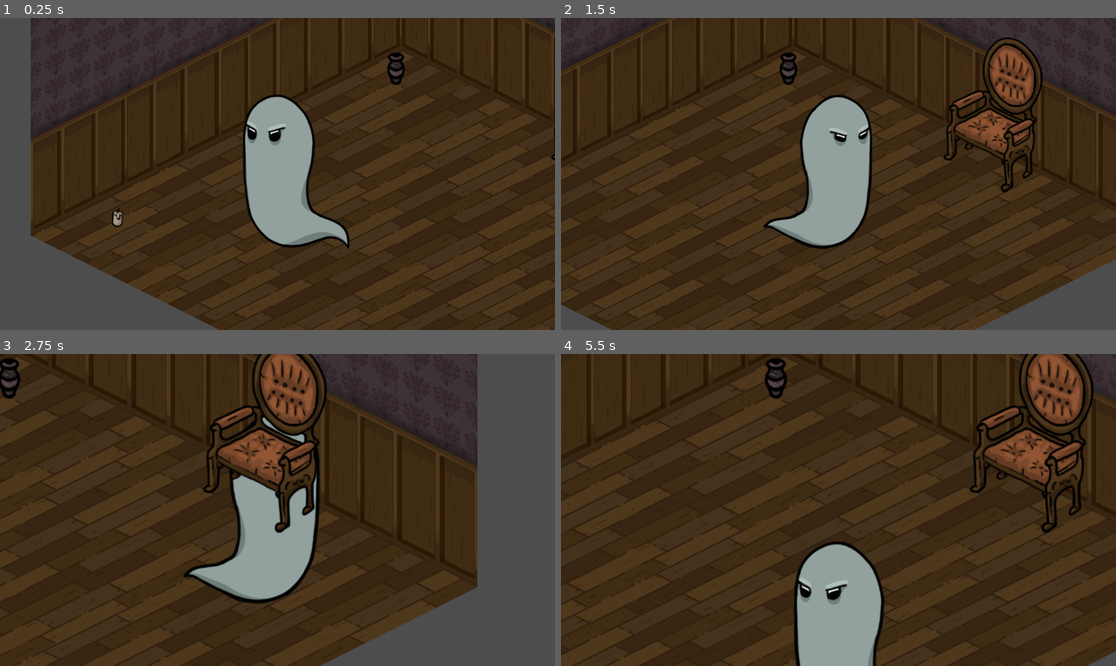
Above: before the commit, frames 1-4 (two rows, left to right).
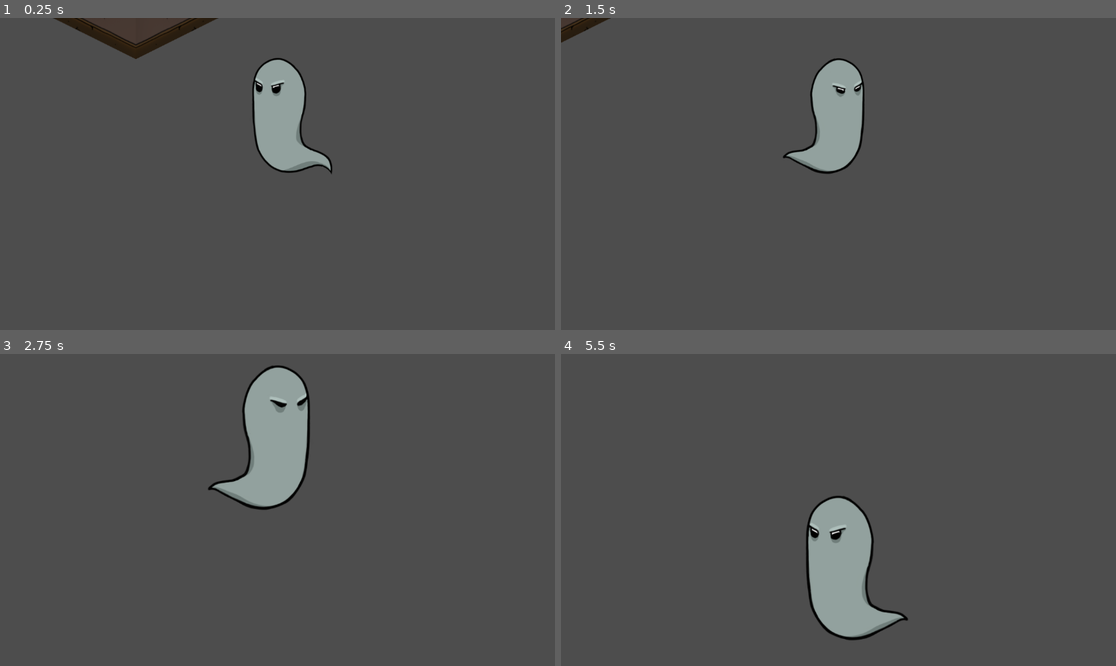
Above: after the commit, the same moments.

Repository: kevinpfeifle/haunting-grounds
Game: Godot game, scene res://scenes/game.tscn
Two runs of this game, one before a commit and one after it. Both use one fixed random seed, a clock stepped at 60 frames per second and the inputs below.
Inputs (mouse positions are in pixels of both pictures, inside the frame that each line leads up to):
- Up to frame 1 (0.25 s): no input
- Up to frame 2 (1.5 s): tap Enter at 0.5 s; move the mouse to (960, 158) at 0.52 s; hold D (player_right) 0.53-1.25 s; right-click (960, 158) at 0.6 s; click (960, 158) at 0.67 s; drag from (727, 189) to (794, 67) at 1.27 s
- Up to frame 3 (2.75 s): tap Space (center_camera) at 2 s; move the mouse to (333, 441) at 2.02 s; hold D (player_right) from 2.03 s (still down); hold Mouse wheel up (camera_zoom_in) from 2.03 s (still down)
- Up to frame 4 (5.5 s): release D (player_right) at 2.75 s; release Mouse wheel up (camera_zoom_in) at 2.75 s; drag from (810, 572) to (672, 463) at 2.77 s; tap Enter at 3.5 s; move the mouse to (1005, 556) at 3.52 s; hold A (player_left) 3.53-4.25 s; hold Space (center_camera) 3.53-4.25 s; drag from (672, 463) to (771, 378) at 4.27 s; tap Space (center_camera) at 5 s; move the mouse to (866, 510) at 5.02 s; hold S (player_down) from 5.03 s (still down); hold L (camera_lock) from 5.03 s (still down); click (866, 510) at 5.17 s

The runs differ from the first frame. In frame 1, 87% of the frame differs, in the area x 5-100%, y 0-100%; in frame 2, 95%; in frame 3, 82%; in frame 4, 97%, in the area x 0-100%, y 0-100%.

Commit message:
added functional y-sorting for the player against the tilemap and walls, added more tile assets (#4)
Signed-off-by: Kevin Pfeifle <63069884+kevinpfeifle@users.noreply.github.com>

Diff:
--- /dev/null
+++ b/assets/tilesets/mourningwood_manor.tres
@@ -0,0 +1,597 @@
+[gd_resource type="TileSet" load_steps=15 format=3 uid="uid://cevxebqg38bcs"]
+
+[ext_resource type="Texture2D" uid="uid://def5j3a1egmqy" path="res://assets/sprites/building/walls/wall_brown_left.png" id="1_uomia"]
+[ext_resource type="Texture2D" uid="uid://c72eu46d86vst" path="res://assets/sprites/building/walls/wall_brown_right.png" id="2_tmpyi"]
+[ext_resource type="Texture2D" uid="uid://cos74mgspbe6y" path="res://assets/sprites/building/floors/floor_wood.png" id="3_638df"]
+[ext_resource type="Texture2D" uid="uid://dm3vw4kq5px2a" path="res://assets/sprites/building/ceilings/ceiling_shadow_center.png" id="4_07uof"]
+[ext_resource type="Texture2D" uid="uid://5t83pm5jn36f" path="res://assets/sprites/building/floors/floor_purple.png" id="5_bw5lu"]
+[ext_resource type="Texture2D" uid="uid://bo61q7pjmg38w" path="res://assets/sprites/building/walls/wall_brown_front_corner.png" id="6_fnm8n"]
+[ext_resource type="Texture2D" uid="uid://cgg4f1qtdnda2" path="res://assets/sprites/building/walls/walL_brown_back_corner.png" id="7_5gul5"]
+
+[sub_resource type="TileSetAtlasSource" id="TileSetAtlasSource_76h2g"]
+texture = ExtResource("1_uomia")
+texture_region_size = Vector2i(256, 640)
+14:0/0 = 0
+15:0/0 = 0
+12:1/0 = 0
+13:1/0 = 0
+14:1/0 = 0
+15:1/0 = 0
+10:2/0 = 0
+11:2/0 = 0
+12:2/0 = 0
+13:2/0 = 0
+14:2/0 = 0
+15:2/0 = 0
+8:3/0 = 0
+9:3/0 = 0
+10:3/0 = 0
+11:3/0 = 0
+12:3/0 = 0
+13:3/0 = 0
+14:3/0 = 0
+15:3/0 = 0
+6:4/0 = 0
+7:4/0 = 0
+8:4/0 = 0
+9:4/0 = 0
+10:4/0 = 0
+11:4/0 = 0
+12:4/0 = 0
+13:4/0 = 0
+14:4/0 = 0
+15:4/0 = 0
+4:5/0 = 0
+5:5/0 = 0
+6:5/0 = 0
+7:5/0 = 0
+8:5/0 = 0
+9:5/0 = 0
+10:5/0 = 0
+11:5/0 = 0
+12:5/0 = 0
+13:5/0 = 0
+14:5/0 = 0
+15:5/0 = 0
+2:6/0 = 0
+3:6/0 = 0
+4:6/0 = 0
+5:6/0 = 0
+6:6/0 = 0
+7:6/0 = 0
+8:6/0 = 0
+9:6/0 = 0
+10:6/0 = 0
+11:6/0 = 0
+12:6/0 = 0
+13:6/0 = 0
+14:6/0 = 0
+15:6/0 = 0
+0:7/0 = 0
+1:7/0 = 0
+2:7/0 = 0
+3:7/0 = 0
+4:7/0 = 0
+5:7/0 = 0
+6:7/0 = 0
+7:7/0 = 0
+8:7/0 = 0
+9:7/0 = 0
+10:7/0 = 0
+11:7/0 = 0
+12:7/0 = 0
+13:7/0 = 0
+14:7/0 = 0
+15:7/0 = 0
+0:8/0 = 0
+1:8/0 = 0
+2:8/0 = 0
+3:8/0 = 0
+4:8/0 = 0
+5:8/0 = 0
+6:8/0 = 0
+7:8/0 = 0
+8:8/0 = 0
+9:8/0 = 0
+10:8/0 = 0
+11:8/0 = 0
+12:8/0 = 0
+13:8/0 = 0
+14:8/0 = 0
+15:8/0 = 0
+0:9/0 = 0
+1:9/0 = 0
+2:9/0 = 0
+3:9/0 = 0
+4:9/0 = 0
+5:9/0 = 0
+6:9/0 = 0
+7:9/0 = 0
+8:9/0 = 0
+9:9/0 = 0
+10:9/0 = 0
+11:9/0 = 0
+12:9/0 = 0
+13:9/0 = 0
+14:9/0 = 0
+15:9/0 = 0
+0:10/0 = 0
+1:10/0 = 0
+2:10/0 = 0
+3:10/0 = 0
+4:10/0 = 0
+5:10/0 = 0
+6:10/0 = 0
+7:10/0 = 0
+8:10/0 = 0
+9:10/0 = 0
+10:10/0 = 0
+11:10/0 = 0
+12:10/0 = 0
+13:10/0 = 0
+14:10/0 = 0
+15:10/0 = 0
+0:11/0 = 0
+1:11/0 = 0
+2:11/0 = 0
+3:11/0 = 0
+4:11/0 = 0
+5:11/0 = 0
+6:11/0 = 0
+7:11/0 = 0
+8:11/0 = 0
+9:11/0 = 0
+10:11/0 = 0
+11:11/0 = 0
+12:11/0 = 0
+13:11/0 = 0
+14:11/0 = 0
+15:11/0 = 0
+0:12/0 = 0
+1:12/0 = 0
+2:12/0 = 0
+3:12/0 = 0
+4:12/0 = 0
+5:12/0 = 0
+6:12/0 = 0
+7:12/0 = 0
+8:12/0 = 0
+9:12/0 = 0
+10:12/0 = 0
+11:12/0 = 0
+12:12/0 = 0
+13:12/0 = 0
+14:12/0 = 0
+15:12/0 = 0
+0:13/0 = 0
+1:13/0 = 0
+2:13/0 = 0
+3:13/0 = 0
+4:13/0 = 0
+5:13/0 = 0
+6:13/0 = 0
+7:13/0 = 0
+8:13/0 = 0
+9:13/0 = 0
+10:13/0 = 0
+11:13/0 = 0
+12:13/0 = 0
+13:13/0 = 0
+14:13/0 = 0
+15:13/0 = 0
+0:14/0 = 0
+1:14/0 = 0
+2:14/0 = 0
+3:14/0 = 0
+4:14/0 = 0
+5:14/0 = 0
+6:14/0 = 0
+7:14/0 = 0
+8:14/0 = 0
+9:14/0 = 0
+10:14/0 = 0
+11:14/0 = 0
+12:14/0 = 0
+13:14/0 = 0
+14:14/0 = 0
+15:14/0 = 0
+0:15/0 = 0
+1:15/0 = 0
+2:15/0 = 0
+3:15/0 = 0
+4:15/0 = 0
+5:15/0 = 0
+6:15/0 = 0
+7:15/0 = 0
+8:15/0 = 0
+9:15/0 = 0
+10:15/0 = 0
+11:15/0 = 0
+12:15/0 = 0
+13:15/0 = 0
+14:15/0 = 0
+15:15/0 = 0
+0:16/0 = 0
+1:16/0 = 0
+2:16/0 = 0
+3:16/0 = 0
+4:16/0 = 0
+5:16/0 = 0
+6:16/0 = 0
+7:16/0 = 0
+8:16/0 = 0
+9:16/0 = 0
+10:16/0 = 0
+11:16/0 = 0
+12:16/0 = 0
+13:16/0 = 0
+14:16/0 = 0
+15:16/0 = 0
+0:17/0 = 0
+1:17/0 = 0
+2:17/0 = 0
+3:17/0 = 0
+4:17/0 = 0
+5:17/0 = 0
+6:17/0 = 0
+7:17/0 = 0
+8:17/0 = 0
+9:17/0 = 0
+10:17/0 = 0
+11:17/0 = 0
+12:17/0 = 0
+13:17/0 = 0
+14:17/0 = 0
+15:17/0 = 0
+0:18/0 = 0
+1:18/0 = 0
+2:18/0 = 0
+3:18/0 = 0
+4:18/0 = 0
+5:18/0 = 0
+6:18/0 = 0
+7:18/0 = 0
+8:18/0 = 0
+9:18/0 = 0
+10:18/0 = 0
+11:18/0 = 0
+12:18/0 = 0
+13:18/0 = 0
+14:18/0 = 0
+15:18/0 = 0
+0:19/0 = 0
+1:19/0 = 0
+2:19/0 = 0
+3:19/0 = 0
+4:19/0 = 0
+5:19/0 = 0
+6:19/0 = 0
+7:19/0 = 0
+8:19/0 = 0
+9:19/0 = 0
+10:19/0 = 0
+11:19/0 = 0
+12:19/0 = 0
+13:19/0 = 0
+14:19/0 = 0
+15:19/0 = 0
+0:20/0 = 0
+1:20/0 = 0
+2:20/0 = 0
+3:20/0 = 0
+4:20/0 = 0
+5:20/0 = 0
+6:20/0 = 0
+7:20/0 = 0
+8:20/0 = 0
+9:20/0 = 0
+10:20/0 = 0
+11:20/0 = 0
+12:20/0 = 0
+13:20/0 = 0
+14:20/0 = 0
+15:20/0 = 0
+0:21/0 = 0
+1:21/0 = 0
+2:21/0 = 0
+3:21/0 = 0
+4:21/0 = 0
+5:21/0 = 0
+6:21/0 = 0
+7:21/0 = 0
+8:21/0 = 0
+9:21/0 = 0
+10:21/0 = 0
+11:21/0 = 0
+12:21/0 = 0
+13:21/0 = 0
+14:21/0 = 0
+15:21/0 = 0
+0:22/0 = 0
+1:22/0 = 0
+2:22/0 = 0
+3:22/0 = 0
+4:22/0 = 0
+5:22/0 = 0
+6:22/0 = 0
+7:22/0 = 0
+8:22/0 = 0
+9:22/0 = 0
+10:22/0 = 0
+11:22/0 = 0
+12:22/0 = 0
+13:22/0 = 0
+14:22/0 = 0
+15:22/0 = 0
+0:23/0 = 0
+1:23/0 = 0
+2:23/0 = 0
+3:23/0 = 0
+4:23/0 = 0
+5:23/0 = 0
+6:23/0 = 0
+7:23/0 = 0
+8:23/0 = 0
+9:23/0 = 0
+10:23/0 = 0
+11:23/0 = 0
+12:23/0 = 0
+13:23/0 = 0
+14:23/0 = 0
+15:23/0 = 0
+0:24/0 = 0
+1:24/0 = 0
+2:24/0 = 0
+3:24/0 = 0
+4:24/0 = 0
+5:24/0 = 0
+6:24/0 = 0
+7:24/0 = 0
+8:24/0 = 0
+9:24/0 = 0
+10:24/0 = 0
+11:24/0 = 0
+12:24/0 = 0
+13:24/0 = 0
+14:24/0 = 0
+15:24/0 = 0
+0:25/0 = 0
+1:25/0 = 0
+2:25/0 = 0
+3:25/0 = 0
+4:25/0 = 0
+5:25/0 = 0
+6:25/0 = 0
+7:25/0 = 0
+8:25/0 = 0
+9:25/0 = 0
+10:25/0 = 0
+11:25/0 = 0
+12:25/0 = 0
+13:25/0 = 0
+14:25/0 = 0
+15:25/0 = 0
+0:26/0 = 0
+1:26/0 = 0
+2:26/0 = 0
+3:26/0 = 0
+4:26/0 = 0
+5:26/0 = 0
+6:26/0 = 0
+7:26/0 = 0
+8:26/0 = 0
+9:26/0 = 0
+10:26/0 = 0
+11:26/0 = 0
+12:26/0 = 0
+13:26/0 = 0
+14:26/0 = 0
+15:26/0 = 0
+0:27/0 = 0
+1:27/0 = 0
+2:27/0 = 0
+3:27/0 = 0
+4:27/0 = 0
+5:27/0 = 0
+6:27/0 = 0
+7:27/0 = 0
+8:27/0 = 0
+9:27/0 = 0
+10:27/0 = 0
+11:27/0 = 0
+12:27/0 = 0
+13:27/0 = 0
+14:27/0 = 0
+15:27/0 = 0
+0:28/0 = 0
+1:28/0 = 0
+2:28/0 = 0
+3:28/0 = 0
+4:28/0 = 0
+5:28/0 = 0
+6:28/0 = 0
+7:28/0 = 0
+8:28/0 = 0
+9:28/0 = 0
+10:28/0 = 0
+11:28/0 = 0
+12:28/0 = 0
+13:28/0 = 0
+14:28/0 = 0
+15:28/0 = 0
+0:29/0 = 0
+1:29/0 = 0
+2:29/0 = 0
+3:29/0 = 0
+4:29/0 = 0
+5:29/0 = 0
+6:29/0 = 0
+7:29/0 = 0
+8:29/0 = 0
+9:29/0 = 0
+10:29/0 = 0
+11:29/0 = 0
+12:29/0 = 0
+13:29/0 = 0
+14:29/0 = 0
+15:29/0 = 0
+0:30/0 = 0
+1:30/0 = 0
+2:30/0 = 0
+3:30/0 = 0
+4:30/0 = 0
+5:30/0 = 0
+6:30/0 = 0
+7:30/0 = 0
+8:30/0 = 0
+9:30/0 = 0
+10:30/0 = 0
+11:30/0 = 0
+12:30/0 = 0
+13:30/0 = 0
+14:30/0 = 0
+15:30/0 = 0
+0:31/0 = 0
+1:31/0 = 0
+2:31/0 = 0
+3:31/0 = 0
+4:31/0 = 0
+5:31/0 = 0
+6:31/0 = 0
+7:31/0 = 0
+8:31/0 = 0
+9:31/0 = 0
+10:31/0 = 0
+11:31/0 = 0
+12:31/0 = 0
+13:31/0 = 0
+14:31/0 = 0
+15:31/0 = 0
+0:32/0 = 0
+1:32/0 = 0
+2:32/0 = 0
+3:32/0 = 0
+4:32/0 = 0
+5:32/0 = 0
+6:32/0 = 0
+7:32/0 = 0
+8:32/0 = 0
+9:32/0 = 0
+10:32/0 = 0
+11:32/0 = 0
+12:32/0 = 0
+13:32/0 = 0
+14:32/0 = 0
+15:32/0 = 0
+0:33/0 = 0
+1:33/0 = 0
+2:33/0 = 0
+3:33/0 = 0
+4:33/0 = 0
+5:33/0 = 0
+6:33/0 = 0
+7:33/0 = 0
+8:33/0 = 0
+9:33/0 = 0
+10:33/0 = 0
+11:33/0 = 0
+12:33/0 = 0
+13:33/0 = 0
+0:34/0 = 0
+1:34/0 = 0
+2:34/0 = 0
+3:34/0 = 0
+4:34/0 = 0
+5:34/0 = 0
+6:34/0 = 0
+7:34/0 = 0
+8:34/0 = 0
+9:34/0 = 0
+10:34/0 = 0
+11:34/0 = 0
+0:35/0 = 0
+1:35/0 = 0
+2:35/0 = 0
+3:35/0 = 0
+4:35/0 = 0
+5:35/0 = 0
+6:35/0 = 0
+7:35/0 = 0
+8:35/0 = 0
+9:35/0 = 0
+0:36/0 = 0
+1:36/0 = 0
+2:36/0 = 0
+3:36/0 = 0
+4:36/0 = 0
+5:36/0 = 0
+6:36/0 = 0
+7:36/0 = 0
+0:37/0 = 0
+1:37/0 = 0
+2:37/0 = 0
+3:37/0 = 0
+4:37/0 = 0
+5:37/0 = 0
+0:38/0 = 0
+1:38/0 = 0
+2:38/0 = 0
+3:38/0 = 0
+0:39/0 = 0
+1:39/0 = 0
+0:0/0 = 0
+0:0/0/texture_origin = Vector2i(-128, 192)
+0:0/0/y_sort_origin = -35
+0:0/0/physics_layer_0/polygon_0/points = PackedVector2Array(256, 0.944941, 255.921, -157.254, 0, -28.5, -0.078743, 128.906)
+
+[sub_resource type="TileSetAtlasSource" id="TileSetAtlasSource_bqbv2"]
+texture = ExtResource("2_tmpyi")
+texture_region_size = Vector2i(256, 640)
+0:0/0 = 0
+0:0/0/texture_origin = Vector2i(128, 192)
+0:0/0/y_sort_origin = -35
+0:0/0/physics_layer_0/polygon_0/points = PackedVector2Array(-256.326, 0.530329, -256, -156.5, -0.25, -30.25, 0, 128)
+
+[sub_resource type="TileSetAtlasSource" id="TileSetAtlasSource_b0q41"]
+texture = ExtResource("3_638df")
+texture_region_size = Vector2i(512, 256)
+0:0/0 = 0
+
+[sub_resource type="TileSetAtlasSource" id="TileSetAtlasSource_icacu"]
+texture = ExtResource("4_07uof")
+texture_region_size = Vector2i(512, 256)
+0:0/0 = 0
+
+[sub_resource type="TileSetAtlasSource" id="TileSetAtlasSource_s8y86"]
+texture = ExtResource("5_bw5lu")
+texture_region_size = Vector2i(510, 256)
+0:0/0 = 0
+
+[sub_resource type="TileSetAtlasSource" id="TileSetAtlasSource_6dmo8"]
+texture = ExtResource("6_fnm8n")
+texture_region_size = Vector2i(510, 640)
+0:0/0 = 0
+0:0/0/texture_origin = Vector2i(0, 192)
+0:0/0/y_sort_origin = -35
+0:0/0/physics_layer_0/polygon_0/points = PackedVector2Array(0, 128, 255, 0, 254.735, -156.624, 0, -29.3449, -253.874, -148.671, -255, 0)
+
+[sub_resource type="TileSetAtlasSource" id="TileSetAtlasSource_76fdb"]
+texture = ExtResource("7_5gul5")
+texture_region_size = Vector2i(510, 640)
+0:0/0 = 0
+0:0/0/texture_origin = Vector2i(0, 319)
+0:0/0/y_sort_origin = -175
+0:0/0/physics_layer_0/polygon_0/points = PackedVector2Array(-255, 0, -254.778, -157.153, 0.5, -286, 254.381, -157.55, 255, 0, 1.67328, -127.16)
+
+[resource]
+tile_shape = 1
+tile_size = Vector2i(510, 256)
+physics_layer_0/collision_layer = 1
+physics_layer_0/collision_mask = 2
+sources/0 = SubResource("TileSetAtlasSource_76h2g")
+sources/1 = SubResource("TileSetAtlasSource_bqbv2")
+sources/3 = SubResource("TileSetAtlasSource_b0q41")
+sources/4 = SubResource("TileSetAtlasSource_icacu")
+sources/5 = SubResource("TileSetAtlasSource_s8y86")
+sources/6 = SubResource("TileSetAtlasSource_6dmo8")
+sources/7 = SubResource("TileSetAtlasSource_76fdb")
--- a/scenes/game.tscn
+++ b/scenes/game.tscn
@@ -1,10 +1,16 @@
-[gd_scene load_steps=3 format=3 uid="uid://tvytredbihgx"]
+[gd_scene load_steps=4 format=3 uid="uid://tvytredbihgx"]
 
 [ext_resource type="PackedScene" uid="uid://bqbigqdlnqval" path="res://scenes/player/player_controller.tscn" id="1_pshu1"]
 [ext_resource type="PackedScene" uid="uid://djlla05rltbj1" path="res://scenes/map.tscn" id="2_25813"]
+[ext_resource type="PackedScene" uid="uid://cp38n3dvafl7g" path="res://scenes/levels/mourningwood_manor.tscn" id="2_uft56"]
 
 [node name="Game" type="Node2D"]
+y_sort_enabled = true
 
 [node name="Map" parent="." instance=ExtResource("2_25813")]
+visible = false
 
-[node name="PlayerController" parent="." instance=ExtResource("1_pshu1")]
+[node name="Mourningwood Manor" parent="." instance=ExtResource("2_uft56")]
+
+[node name="PlayerController" parent="Mourningwood Manor" instance=ExtResource("1_pshu1")]
+position = Vector2(550, 1005)
--- /dev/null
+++ b/scenes/levels/mourningwood_manor.tscn
@@ -0,0 +1,105 @@
+[gd_scene load_steps=7 format=4 uid="uid://cp38n3dvafl7g"]
+
+[ext_resource type="TileSet" uid="uid://cevxebqg38bcs" path="res://assets/tilesets/mourningwood_manor.tres" id="1_2dm2y"]
+[ext_resource type="Script" path="res://scripts/building/room.gd" id="1_dnbas"]
+
+[sub_resource type="Animation" id="Animation_jtv8s"]
+length = 0.001
+tracks/0/type = "value"
+tracks/0/imported = false
+tracks/0/enabled = true
+tracks/0/path = NodePath("FrontWalls:modulate")
+tracks/0/interp = 1
+tracks/0/loop_wrap = true
+tracks/0/keys = {
+"times": PackedFloat32Array(0),
+"transitions": PackedFloat32Array(1),
+"update": 0,
+"values": [Color(1, 1, 1, 1)]
+}
+
+[sub_resource type="Animation" id="Animation_b3wq7"]
+resource_name = "front_walls_fade_in"
+length = 0.5
+step = 0.1
+tracks/0/type = "value"
+tracks/0/imported = false
+tracks/0/enabled = true
+tracks/0/path = NodePath("FrontWalls:modulate")
+tracks/0/interp = 1
+tracks/0/loop_wrap = true
+tracks/0/keys = {
+"times": PackedFloat32Array(0, 0.125, 0.25, 0.375, 0.5),
+"transitions": PackedFloat32Array(1, 1, 1, 1, 1),
+"update": 0,
+"values": [Color(1, 1, 1, 0.25098), Color(1, 1, 1, 0.376471), Color(1, 1, 1, 0.501961), Color(1, 1, 1, 0.74902), Color(1, 1, 1, 1)]
+}
+
+[sub_resource type="Animation" id="Animation_l074l"]
+resource_name = "front_walls_fade_out"
+length = 0.5
+step = 0.1
+tracks/0/type = "value"
+tracks/0/imported = false
+tracks/0/enabled = true
+tracks/0/path = NodePath("FrontWalls:modulate")
+tracks/0/interp = 1
+tracks/0/loop_wrap = true
+tracks/0/keys = {
+"times": PackedFloat32Array(0, 0.125, 0.25, 0.375, 0.5),
+"transitions": PackedFloat32Array(1, 1, 1, 1, 1),
+"update": 0,
+"values": [Color(1, 1, 1, 1), Color(1, 1, 1, 0.74902), Color(1, 1, 1, 0.501961), Color(1, 1, 1, 0.376471), Color(1, 1, 1, 0.25098)]
+}
+
+[sub_resource type="AnimationLibrary" id="AnimationLibrary_7qnui"]
+_data = {
+"RESET": SubResource("Animation_jtv8s"),
+"front_walls_fade_in": SubResource("Animation_b3wq7"),
+"front_walls_fade_out": SubResource("Animation_l074l")
+}
+
+[node name="Mourningwood Manor" type="Node2D"]
+y_sort_enabled = true
+
+[node name="TestRoom" type="Node2D" parent="."]
+y_sort_enabled = true
+scale = Vector2(1, 0.997428)
+script = ExtResource("1_dnbas")
+
+[node name="Floor" type="TileMapLayer" parent="TestRoom"]
+z_index = -1
+tile_map_data = PackedByteArray("AAAAAAAABQAAAAAAAAAAAAEABQAAAAAAAAABAAIABQAAAAAAAAAAAAMABQAAAAAAAAAAAAIABQAAAAAAAAD//wEABQAAAAAAAAD//wIABQAAAAAAAAD//wMABQAAAAAAAAAAAAQABQAAAAAAAAA=")
+tile_set = ExtResource("1_2dm2y")
+
+[node name="BackWalls" type="TileMapLayer" parent="TestRoom"]
+y_sort_enabled = true
+scale = Vector2(0.991773, 1)
+tile_map_data = PackedByteArray("AAD//wAAAAAAAAAAAAD+/wEAAAAAAAAAAAAAAAAABwAAAAAAAAABAAAAAQAAAAAAAAABAAEAAQAAAAAAAAA=")
+tile_set = ExtResource("1_2dm2y")
+
+[node name="FrontWalls" type="TileMapLayer" parent="TestRoom"]
+y_sort_enabled = true
+tile_map_data = PackedByteArray("AAAAAAQABgAAAAAAAAD//wIAAQAAAAAAAAAAAAMAAAAAAAAAAAABAAIAAAAAAAAAAAA=")
+tile_set = ExtResource("1_2dm2y")
+
+[node name="CeilingShadow" type="TileMapLayer" parent="TestRoom"]
+visible = false
+z_index = 1
+y_sort_enabled = true
+tile_map_data = PackedByteArray("AAD///7/BAAAAAAAAAD///3/BAAAAAAAAAAAAPz/BAAAAAAAAAAAAP3/BAAAAAAAAAABAP7/BAAAAAAAAAD/////BAAAAAAAAAAAAAAABAAAAAAAAAAAAP//BAAAAAAAAAAAAP7/BAAAAAAAAAA=")
+tile_set = ExtResource("1_2dm2y")
+
+[node name="RoomArea" type="Area2D" parent="TestRoom"]
+visible = false
+position = Vector2(256, 0)
+collision_layer = 0
+
+[node name="RoomCollisionShape" type="CollisionPolygon2D" parent="TestRoom/RoomArea"]
+position = Vector2(-256, 0)
+polygon = PackedVector2Array(256, 0, 1024, 383, 256, 768, -512, 383)
+
+[node name="AnimationPlayer" type="AnimationPlayer" parent="TestRoom"]
+libraries = {
+"": SubResource("AnimationLibrary_7qnui")
+}
--- a/scenes/player/character.tscn
+++ b/scenes/player/character.tscn
@@ -45,7 +45,7 @@
 }
 
 [sub_resource type="RectangleShape2D" id="RectangleShape2D_qllv8"]
-size = Vector2(66.7683, 62.5)
+size = Vector2(64.7775, 62.5)
 
 [node name="Character" type="CharacterBody2D" node_paths=PackedStringArray("animation_player", "sprite")]
 scale = Vector2(1.00347, 1)
@@ -56,7 +56,8 @@
 SPEED = 500
 
 [node name="Sprite" type="Sprite2D" parent="."]
-position = Vector2(-1.99309, -4)
+position = Vector2(-1.19209e-07, -120)
+scale = Vector2(0.75, 0.75)
 texture = ExtResource("2_umnyq")
 hframes = 12
 
@@ -67,7 +68,9 @@
 speed_scale = 0.8
 
 [node name="WallCollisionArea" type="CollisionShape2D" parent="."]
-position = Vector2(15.4464, 125.25)
+y_sort_enabled = true
+position = Vector2(0, 31)
+scale = Vector2(1.01535, 0.978839)
 shape = SubResource("RectangleShape2D_qllv8")
 
 [node name="StateMachine" type="Node" parent="." node_paths=PackedStringArray("current_state")]
--- a/scenes/player/player_controller.tscn
+++ b/scenes/player/player_controller.tscn
@@ -5,6 +5,7 @@
 [ext_resource type="Script" path="res://scripts/player/player_controller.gd" id="1_wqwkf"]
 
 [node name="PlayerController" type="Node2D"]
+y_sort_enabled = true
 script = ExtResource("1_wqwkf")
 
 [node name="Camera" type="Camera2D" parent="."]
--- /dev/null
+++ b/scripts/building/room.gd
@@ -0,0 +1,22 @@
+class_name Room
+extends Node2D
+
+var room_area: Area2D
+var animation_player: AnimationPlayer
+
+var front_walls: TileMapLayer
+var back_walls: TileMapLayer
+var ceiling_shadow: TileMapLayer
+
+func _ready():
+	front_walls = get_node("FrontWalls")
+	back_walls = get_node("BackWalls")
+	ceiling_shadow = get_node("CeilingShadow")
+	room_area = get_node("RoomArea")
+	animation_player = get_node("AnimationPlayer")
+
+func _on_room_area_body_entered():
+	animation_player.play("front_walls_fade_out")
+
+func _on_room_area_body_exited():
+	animation_player.play("front_walls_fade_in")
--- a/scripts/player/state-machine/states/player_move_state.gd
+++ b/scripts/player/state-machine/states/player_move_state.gd
@@ -1,11 +1,17 @@
 class_name PlayerMoveState
 extends PlayerState
+
+var player_scale: Vector2
+var player_scale_inv: Vector2
 
 func enter(args: Array) -> void:
 	super(args)
 	# Adds this back in once animations are ready.
 	if character.animation_player.current_animation != "move":
 		character.animation_player.play("move")
+	player_scale = abs(character.sprite.scale)
+	player_scale_inv = player_scale * -1
+
 
 func physics_update(_delta):
 	var input_x: float = Input.get_axis("player_left", "player_right")
@@ -15,9 +21,9 @@
 	character.velocity.y = input_y * character.SPEED
 
 	if character.velocity.x < 0:
-		character.sprite.scale.x = 1
+		character.sprite.scale.x = player_scale.x
 	elif character.velocity.x > 0:
-		character.sprite.scale.x = -1
+		character.sprite.scale.x = player_scale_inv.x
 
 	character.move_and_slide()
 
Binary file added: assets/sprites/building/ceilings/ceiling_shadow_center.png
Not shown, added: assets/sprites/building/ceilings/ceiling_shadow_center.png.import
Binary file added: assets/sprites/building/floors/floor_purple.png
Not shown, added: assets/sprites/building/floors/floor_purple.png.import
Binary file added: assets/sprites/building/walls/walL_brown_back_corner.png
Not shown, added: assets/sprites/building/walls/walL_brown_back_corner.png.import
Binary file added: assets/sprites/building/walls/wall_brown_front_corner.png
Not shown, added: assets/sprites/building/walls/wall_brown_front_corner.png.import
Binary file added: assets/sprites/building/walls/wall_brown_left.png
Not shown, added: assets/sprites/building/walls/wall_brown_left.png.import
Binary file added: assets/sprites/building/walls/wall_brown_right.png
Not shown, added: assets/sprites/building/walls/wall_brown_right.png.import
